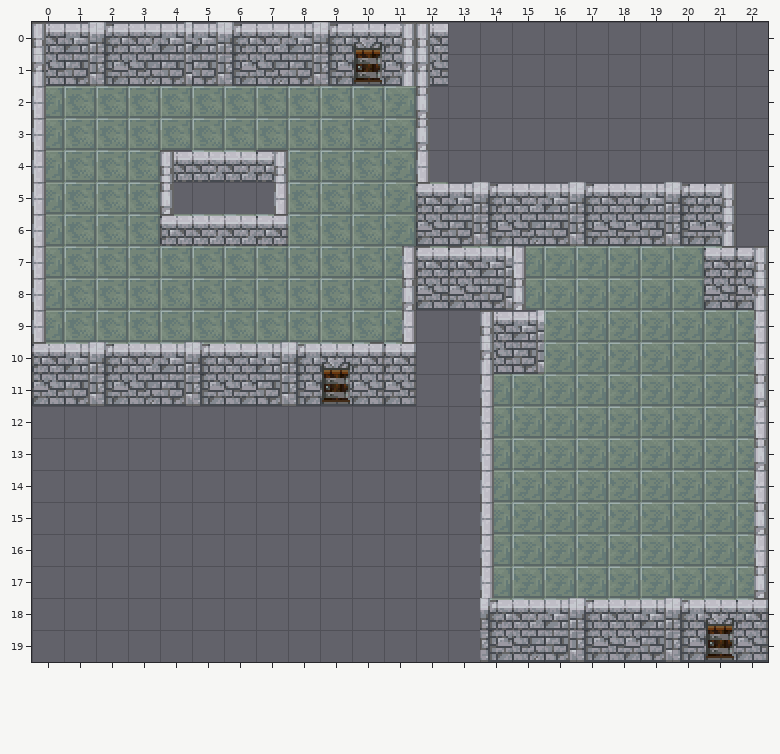
One commit to this Tiled map: maps/small_room.tmx. This is how it looked before the edit.
Cells are 16x16 px. Shown: x 0..22, y 0..19.
The same view after the edit:
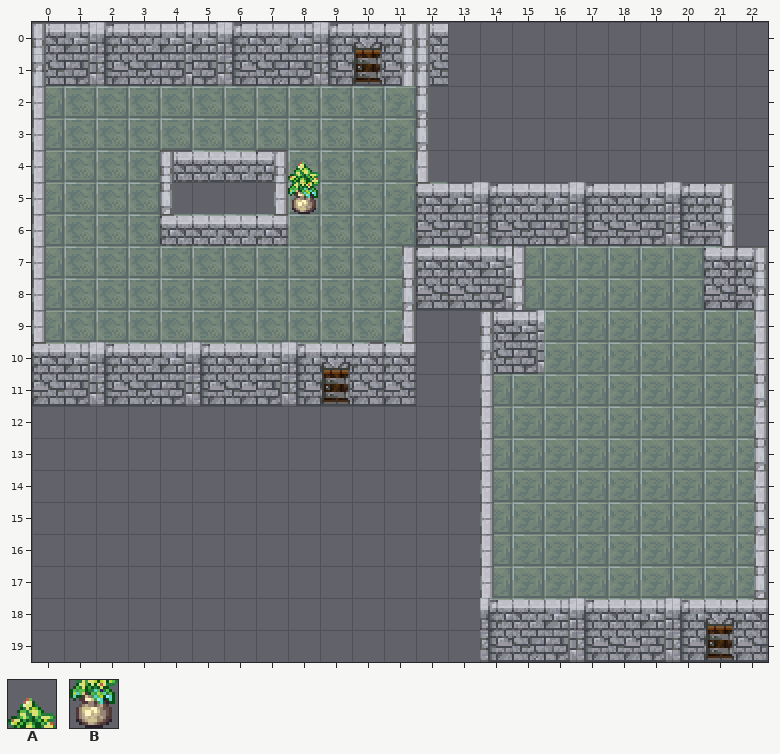
Key: from "rpg_indoor": A 118, B 129.
Objects are placed by their top-left corner, in cells (3,4 is the top-left corner of cell 3,4); size is 1x1 cell unless given.
What changed:
Layer "props" (added):
added: A at 8,4
added: B "flowerpot" at 8,5
